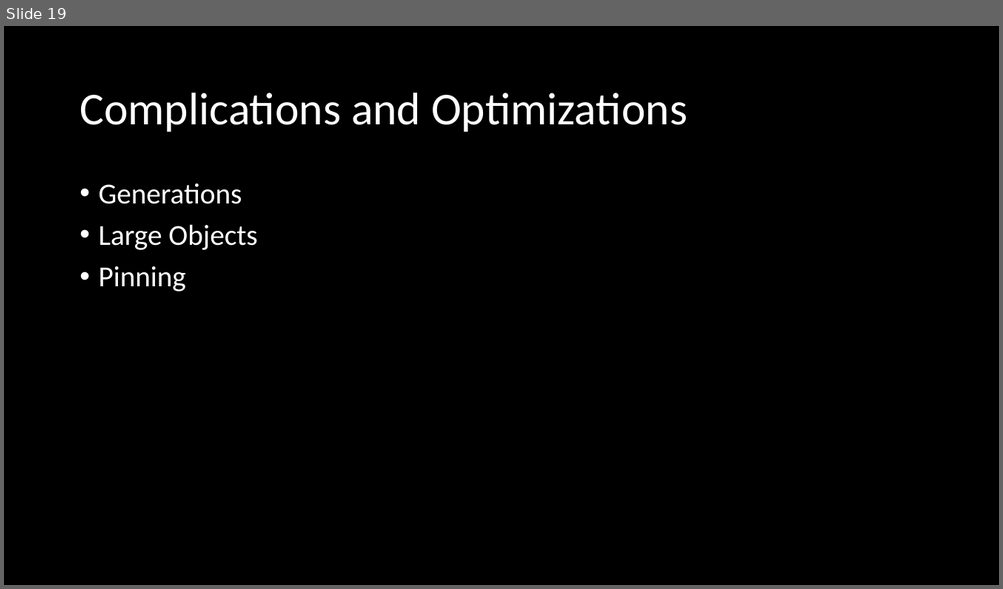
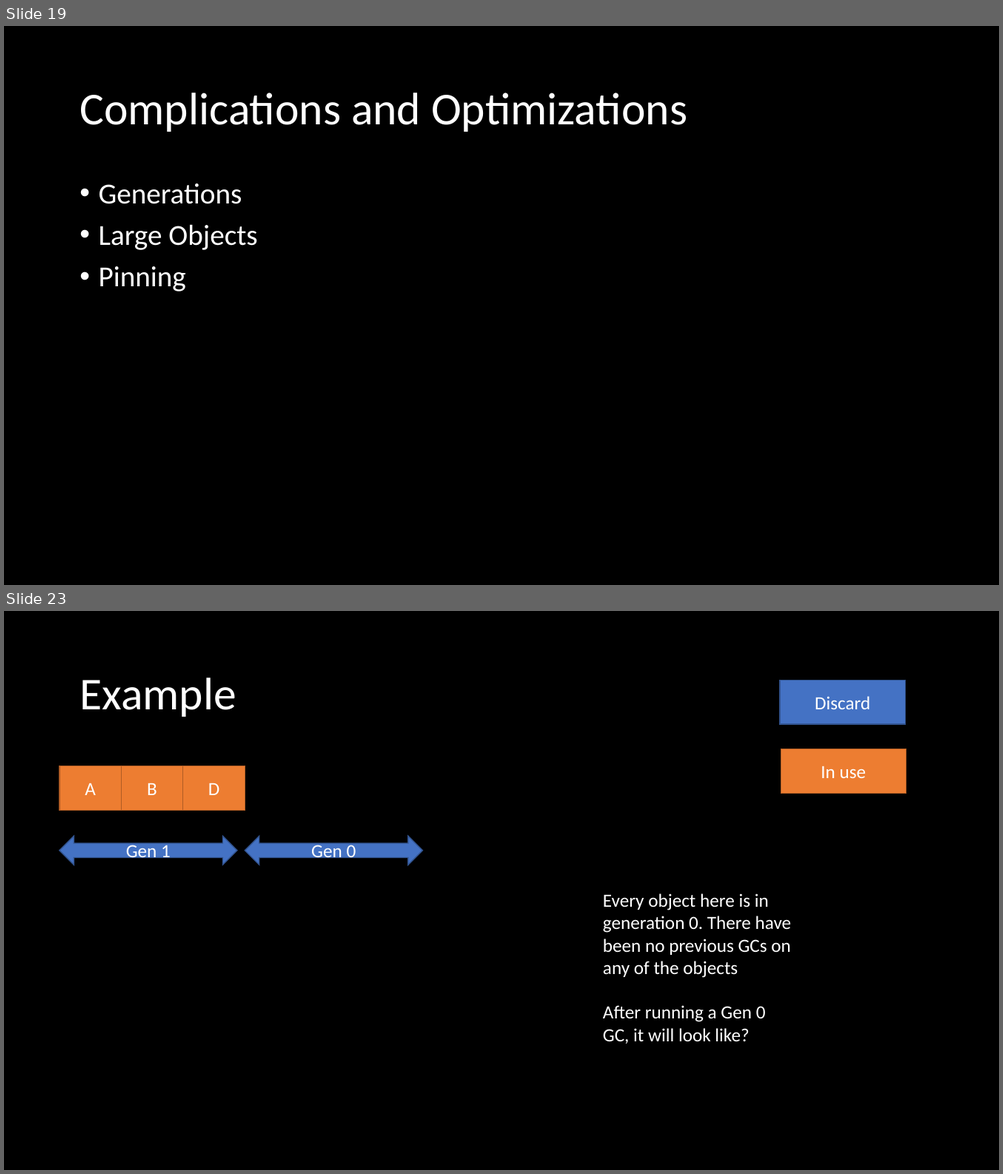
Before and after one commit to microsoft/Flash_University, a slide deck: CLR_via_CSharp/21_GarbageCollection/21_GarbageCollection.pptx. Shown one above the other, each under a label of ours: slide 19 before the commit, slides 19 and 23 after it; the slides between them are not shown. The pictures are 1003x589 and 1003x1174 pixels, drawn with LibreOffice and Linux fonts; fonts in the diff are those of the drawing. Boxes give left, top, right and bottom in pixels: in the first picture for what was removed or moved away, otherwise in the second. Text is boxed around its words. In the diff, an @@ line names an element or a change of style, - is before the commit and + after.

Commit message:
ppt with book example started

```diff
--- a/CLR_via_CSharp/21_GarbageCollection/21_GarbageCollection.pptx
+++ b/CLR_via_CSharp/21_GarbageCollection/21_GarbageCollection.pptx
@@ slide 23 added at (x1=4, y1=611, x2=999, y2=1170), background #000000 @@
@@ title added at (x1=79, y1=678, x2=236, y2=717), 44 pt, text #FFFFFF @@
+Example
@@ rectangle added at (x1=780, y1=680, x2=905, y2=723), fill #4472C4, outline #325491 1 pt, 18 pt, text #FFFFFF @@
+Discard
@@ rectangle added at (x1=781, y1=749, x2=906, y2=793), fill #ED7D31, outline #AF5C24 1 pt, 18 pt, text #FFFFFF @@
+In use
@@ rectangle added at (x1=60, y1=766, x2=121, y2=810), fill #ED7D31, outline #AF5C24 1 pt, 18 pt, text #FFFFFF @@
+A
@@ rectangle added at (x1=121, y1=766, x2=183, y2=810), fill #ED7D31, outline #AF5C24 1 pt, 18 pt, text #FFFFFF @@
+B
@@ rectangle added at (x1=183, y1=766, x2=245, y2=810), fill #ED7D31, outline #AF5C24 1 pt, 18 pt, text #FFFFFF @@
+D
@@ left right arrow added at (x1=60, y1=836, x2=237, y2=866), fill #4472C4, outline #325491 1 pt, 18 pt, text #FFFFFF @@
+Gen 1
@@ left right arrow added at (x1=245, y1=836, x2=423, y2=866), fill #4472C4, outline #325491 1 pt, 18 pt, text #FFFFFF @@
+Gen 0
@@ text added at (x1=603, y1=894, x2=791, y2=1044), 18 pt, text #FFFFFF @@
+Every object here is in generation 0. There have been no previous GCs on any of the objects
+After running a Gen 0 GC, it will look like?
```
Also in this commit, not shown: 4 other slides added.
